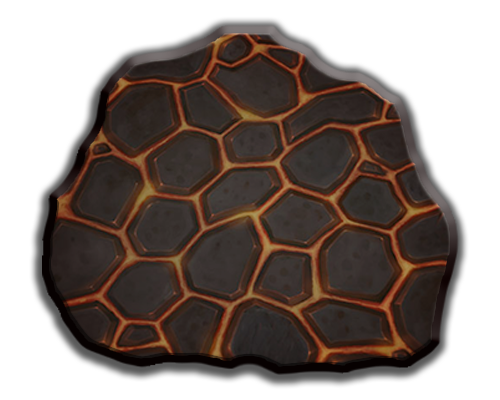
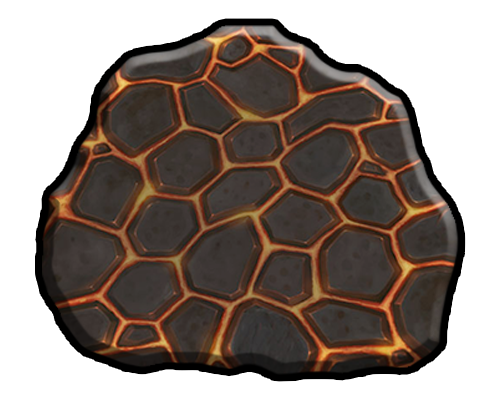
Layer changes from the first 500 × 400 image to the second:
pixels changed over [29, 17, 469, 389] (layer not identified)
